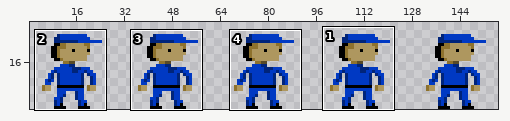
File history of a sprite sheet, desktop/resources/Police.png. The picture above shows the old version from afar; the outline marks the close-up.
Close-up. The starting point:
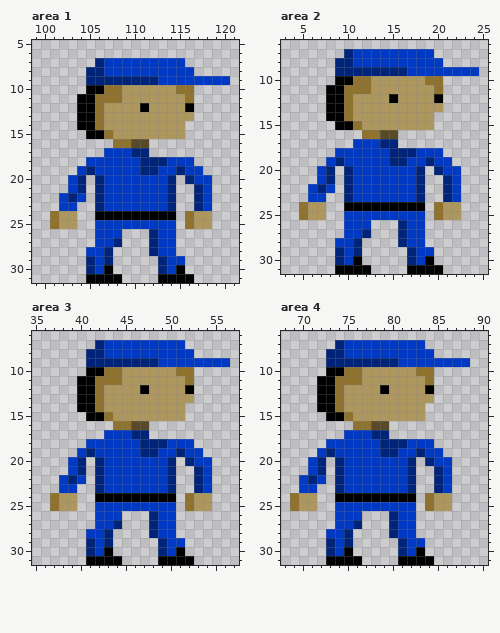
The file is 320x64 pixels, drawn in blocks of 2x2; one block is one cell here. Shown: area 1: x 99..121, y 5..31; area 2: x 3..25, y 6..31; area 3: x 35..57, y 6..31; area 4: x 68..90, y 6..31. The wide view leaves out empty margins. The commit also changed other parts of the picture, which this record leaves out.
After:
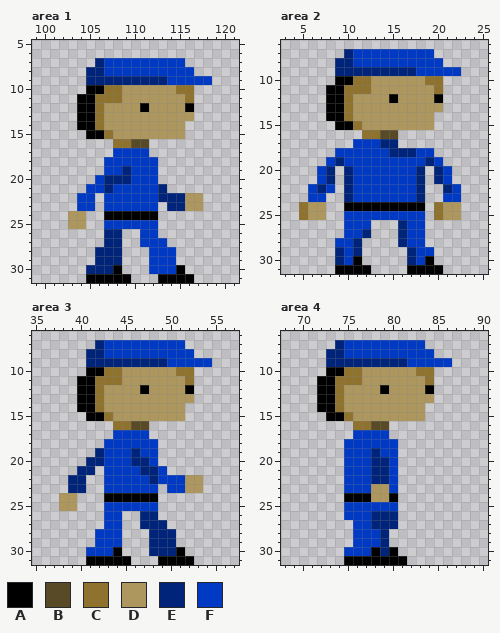
Palette (. is transparent): A #000000  B #584a26  C #8e722d  D #ae975f  E #00247a  F #0039c3
Edits made:
--- area 1
@@ x 111..121 @@
  8 FFFFFF.....
- 9 EEFFFFFFFF.
+ 9 EEEFFFFF...
 10 DDDDCC.....
@@ x 99..121 @@
 16 .........CCBB..........
-17 ........FFFEE..........
-18 ......FFFFFFEEEFFF.....
-19 .....FEFFFFFEEFFEFF....
-20 ....FE.EFFFFFFFE.EFF...
-21 ....FE.EFFFFFFFE..EF...
-22 ...FEF.EFFFFFFFE..EF...
-23 ...FF..EFFFFFFFE..EF...
-24 ..CDD..AAAAAAAAA.CDD...
-25 ..CDD..FFFFFFFFF.CDD...
-26 .......FFF...EFF.......
-27 .......FFE...EFF.......
-28 ......FFE....EFF.......
-29 ......EFE.....EFF......
-30 ......EFA.....EFA......
-31 ......AAAA....AAAA.....
+17 .........FFFF..........
+18 ........FFFFFF.........
+19 ........FFEFFF.........
+20 .......FEEEFFF.........
+21 ......FFEFFFFFE........
+22 .....FF.FFFFFFEEEDD....
+23 .....FF.FFFFFF.EEDD....
+24 ....DD..AAAAAA.........
+25 ....DD..FFFFFF.........
+26 ........EE..FF.........
+27 ........EE..FFF........
+28 .......EEE...FFF.......
+29 .......EEE...FFF.......
+30 ......EEEA...FFFA......
+31 ......AAAAA...AAAA.....
--- area 2
@@ x 15..25 @@
  8 FFFFFF.....
- 9 EEFFFFFFFF.
+ 9 EEEFFFFF...
 10 DDDDCC.....
@@ x 13..24 @@
 17 FEE.........
-18 FFEEEFFF....
-19 FFEEFFEFF...
-20 FFFFFE.EFF..
-21 FFFFFE..EF..
+18 FFEEEFF.....
+19 FFFFFFEF....
+20 FFFFFE.EF...
+21 FFFFFE.EF...
 22 FFFFFE..EF..
-23 FFFFFE..EF..
+23 FFFFFE..FF..
 24 AAAAAA.CDD..
--- area 3
@@ x 47..57 @@
  8 FFFFFF.....
- 9 EEFFFFFFFF.
+ 9 EEEFFFFF...
 10 DDDDCC.....
@@ x 35..57 @@
 16 .........CCBB..........
-17 ........FFFEE..........
-18 ......FFFFFFEEEFFF.....
-19 .....FEFFFFFEEFFEFF....
-20 ....FE.EFFFFFFFE.EFF...
-21 ....FE.EFFFFFFFE..EF...
-22 ...FEF.EFFFFFFFE..EF...
-23 ...FF..EFFFFFFFE..EF...
-24 ..CDD..AAAAAAAAA.CDD...
-25 ..CDD..FFFFFFFFF.CDD...
-26 .......FFF...EFF.......
-27 .......FFE...EFF.......
-28 ......FFE....EFF.......
-29 ......EFE.....EFF......
-30 ......EFA.....EFA......
-31 ......AAAA....AAAA.....
+17 .........FFFF..........
+18 ........FFFFFF.........
+19 .......EFFFEFF.........
+20 ......EEFFFEEF.........
+21 .....EE.FFFFEEF........
+22 ....EE..FFFFFEFFFDD....
+23 ....EE..FFFFFF.FFDD....
+24 ...DD...AAAAAA.........
+25 ...DD...FFFFFF.........
+26 ........FF..EE.........
+27 ........FF..EEE........
+28 .......FFF...EEE.......
+29 .......FFF...EEE.......
+30 ......FFFA...EEEA......
+31 ......AAAAA...AAAA.....
--- area 4
@@ x 79..90 @@
  8 FFFFFF......
- 9 EEFFFFFFFF..
+ 9 EEEFFFFF....
 10 DDDDCC......
@@ x 68..90 @@
 16 ........CCBB...........
-17 .......FFFEE...........
-18 .....FFFFFFEEEFFF......
-19 ....FEFFFFFEEFFEFF.....
-20 ...FE.EFFFFFFFE.EFF....
-21 ...FE.EFFFFFFFE..EF....
-22 ..FEF.EFFFFFFFE..EF....
-23 ..FF..EFFFFFFFE..EF....
-24 .CDD..AAAAAAAAA.CDD....
-25 .CDD..FFFFFFFFF.CDD....
-26 ......FFF...EFF........
-27 ......FFE...EFF........
-28 .....FFE....EFF........
-29 .....EFE.....EFF.......
-30 .....EFA.....EFA.......
-31 .....AAAA....AAAA......
+17 ........FFFF...........
+18 .......FFFFFF..........
+19 .......FFFEFF..........
+20 .......FFFEEF..........
+21 .......FFFEEF..........
+22 .......FFFEEF..........
+23 .......FFFDDF..........
+24 .......AAADDA..........
+25 .......FFFFFF..........
+26 .......FFFEEE..........
+27 ........FFEEE..........
+28 ........FFFE...........
+29 ........FFFE...........
+30 .......FFFAEA..........
+31 .......AAAAAAA.........
